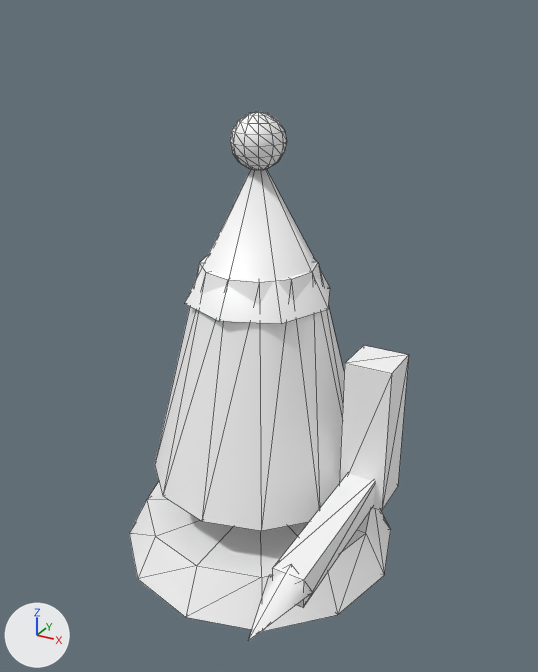
The glTF model client/public/sets/guerreros/bishop.glb as it was, and as the next commit left it.
The view is the same before and after, from a camera (50 mm lens) standing at (0.595, -1.046, 0.952) and looking at (0.051, -0.058, 0.457). Every picture has the same lights, and +X, +Y and +Z are marked at lower left. The first picture is the older version. Mesh edges are drawn as thin lines. Vertices at exactly the same position are counted once.

Before the edit, the objects in view are built like this:
```python
me_mesh_0 = bpy.data.meshes.new('Mesh_0')
me_mesh_0.from_pydata(...)  # 193 vertices, 312 faces; spans x -0.26..0.26, y -0.42..0.26, z 0.0..0.805
me_mesh_0.materials.append(mat_piel)  # white #ffffff
ob_mesh_0 = bpy.data.objects.new('Mesh_0', me_mesh_0)
ob_mesh_0.location = (0.0, 0.0, 0.0)
```
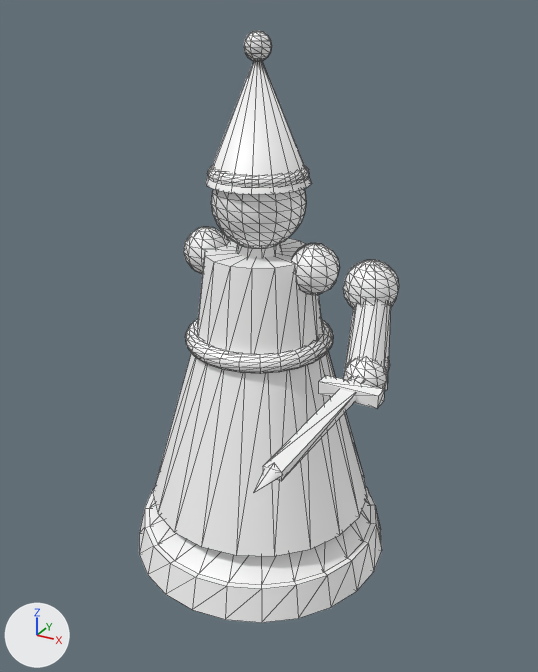
What differs and where, as boxes [x1, y1, x2, y2] in the pictures (538 x 672 px; the box of a moved part takes in the faces that stretch with it):
'Mesh_0', reshaped (7% narrower, 12% taller)
    before: [129, 112, 409, 640]
    after: [139, 30, 399, 623]
part 1 of me_mesh_0, added
    after: [343, 358, 387, 389]
part 2 of me_mesh_0, added (mostly hidden)
    after: [348, 376, 366, 385]
part 3 of me_mesh_0, added
    after: [318, 375, 385, 409]
part 4 of me_mesh_0, added
    after: [263, 389, 356, 481]
part 5 of me_mesh_0, moved or reshaped
    before: [249, 565, 313, 640]
    after: [254, 463, 280, 492]
part 6 of me_mesh_0, rebuilt
    before: [155, 255, 344, 531]
    after: [153, 352, 367, 556]
part 7 of me_mesh_0, deleted
    before: [339, 345, 409, 511]
part 8 of me_mesh_0, deleted
    before: [272, 474, 375, 608]
part 9 of me_mesh_0, reshaped
    before: [185, 112, 330, 324]
    after: [183, 30, 399, 390]
part 10 of me_mesh_0, cut back
    before: [129, 482, 391, 632]
    after: [139, 486, 382, 623]

The change, as a diff of the scene's bpy script:
```diff
--- a/client/public/sets/guerreros/bishop.glb.py
+++ b/client/public/sets/guerreros/bishop.glb.py
@@ me_mesh_0 @@
 # used by ob_mesh_0; location = (0.0, 0.0, 0.0)
-me_mesh_0.from_pydata(...)  # 193 vertices, 312 faces; spans x -0.26..0.26, y -0.42..0.26, z 0.0..0.805
+me_mesh_0.from_pydata(...)  # 1653 vertices, 2992 faces; spans x -0.24..0.275, y -0.415..0.24, z 0.0..0.922
+# me_mesh_0 part 1: a new loose piece, a UV sphere (10 segments, 8 rings, poles along z) spanning x 0.192..0.262, y -0.103..-0.037, z 0.395..0.465, in mat_piel (white #ffffff)
+# me_mesh_0 part 2: a new loose piece, an 8-sided cut cone along y (radius 0.015 at the low end, 0.017 at the high end) spanning x 0.21..0.244, y -0.115..-0.025, z 0.413..0.447, in mat_piel (white #ffffff)
+# me_mesh_0 part 3: a new loose piece, a box spanning x 0.18..0.275, y -0.138..-0.112, z 0.42..0.44, in mat_piel (white #ffffff)
+# me_mesh_0 part 4: a new loose piece, a box spanning x 0.214..0.24, y -0.37..-0.13, z 0.424..0.437, in mat_piel (white #ffffff)
+# me_mesh_0 part 5: the loose piece of 6 vertices spanning x 0.185..0.255, y -0.42..-0.3, z 0.165..0.235 is scaled about its middle by (0.371, 0.417, 0.371), then moved by (0.007, -0.03, 0.23)
+# me_mesh_0 part 6: the loose piece of 28 vertices spanning x -0.2..0.2, y -0.2..0.2, z 0.16..0.56 is rebuilt with 44 vertices and now spans x -0.205..0.205, y -0.205..0.205, z 0.11..0.43
+# me_mesh_0 part 7: the loose piece of 8 vertices spanning x 0.18..0.26, y -0.04..0.04, z 0.17..0.43 is deleted
+# me_mesh_0 part 8: the loose piece of 8 vertices spanning x 0.195..0.245, y -0.31..-0.01, z 0.175..0.225 is deleted
+# me_mesh_0 part 9: 115 vertices removed from x -0.13..0.13, y -0.13..0.13, z 0.5..0.805; 1335 vertices added at x -0.145..0.259, y -0.13..0.13, z 0.396..0.922
+# me_mesh_0 part 10: 27 vertices removed from x -0.26..0.26, y -0.26..0.26, z 0.0..0.08; 103 vertices added at x -0.24..0.24, y -0.24..0.24, z 0.0..0.115
+# other edits to the shape of me_mesh_0 do not show in these pictures
 me_mesh_0.materials.append(mat_piel)
```
